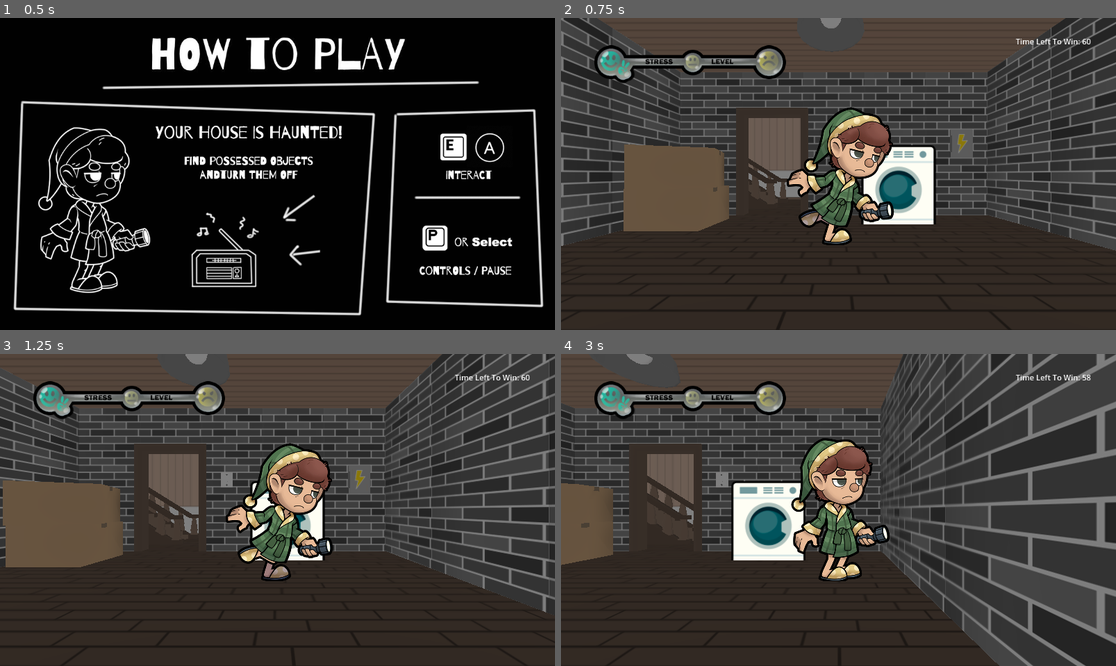
Above: before the commit, frames 1-4 (two rows, left to right).
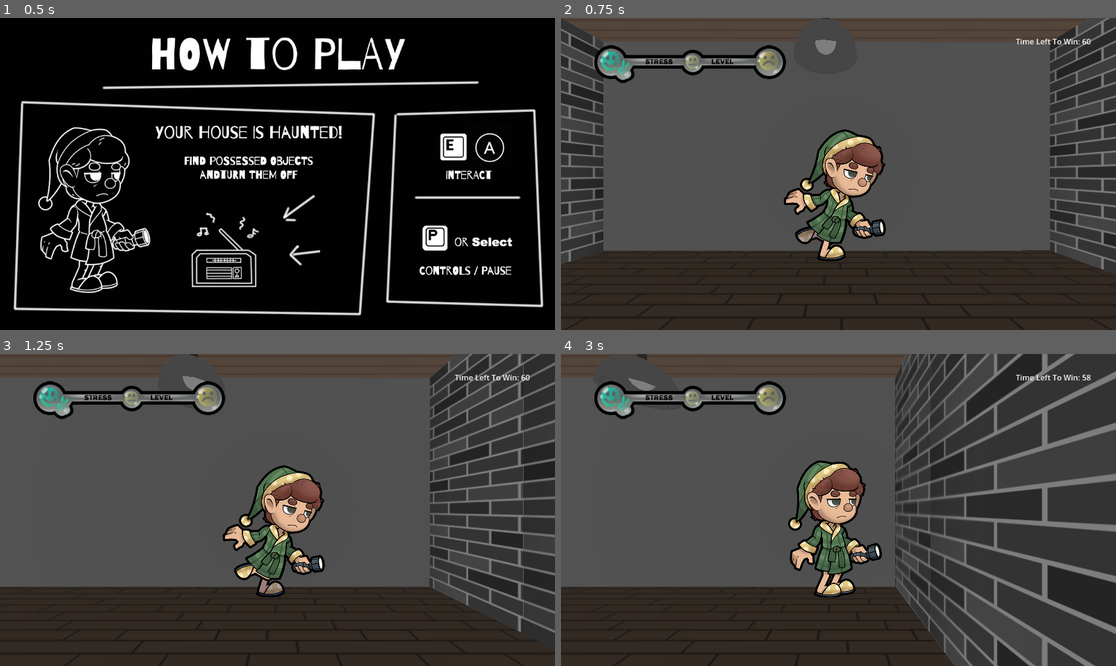
Above: after the commit, the same moments.

Repository: DakkuaDev/the-haunted-mansion-godot
Game: Godot game, scene res://Scene/Level.tscn
Same seed, same stepped clock (60 frames per second), same inputs: the game is played once before the commit and once after it.
Inputs:
- Up to frame 1 (0.5 s): no input
- Up to frame 2 (0.75 s): tap Enter (ui_accept) at 0.5 s; hold Right (ui_right) from 0.53 s (still down)
- Up to frame 3 (1.25 s): keep holding Right (ui_right); tap Enter (ui_accept) at 0.77 s
- Up to frame 4 (3 s): release Right (ui_right) at 1.28 s; hold Down (ui_down) 1.28-2.03 s; tap Enter (ui_accept) at 1.52 s; hold Right (ui_right) 2.03-2.78 s; hold Up (ui_up) from 2.78 s (still down)

Frame 1 is identical in both runs. In frame 2, 40% of the frame differs, in the area x 0-100%, y 0-83%; in frame 3, 39%; in frame 4, 41%, in the area x 0-100%, y 0-100%.

Commit message:
changed level shader to outline

Diff:
--- a/Art/Material/OutlineShaderMat.tres
+++ b/Art/Material/OutlineShaderMat.tres
@@ -6,5 +6,4 @@
 render_priority = 0
 shader = ExtResource("1_evj0r")
 shader_parameter/shadow_color = Color(0, 0, 0, 1)
-shader_parameter/shadow_thickness = 3.45
-shader_parameter/normal_val = 13.535
+shader_parameter/shadow_thickness = 3.17
--- a/Scene/Level.tscn
+++ b/Scene/Level.tscn
@@ -1,44 +1,45 @@
-[gd_scene load_steps=47 format=3 uid="uid://bl4d8ydhe6mes"]
-
-[ext_resource type="Material" uid="uid://b67ouh2atj3cl" path="res://Art/Material/ColoresRandom.tres" id="1_23h7o"]
+[gd_scene load_steps=49 format=3 uid="uid://q0mthxpna7w0"]
+
+[ext_resource type="Material" path="res://Art/Material/ColoresRandom.tres" id="1_23h7o"]
 [ext_resource type="ArrayMesh" uid="uid://blci6558q1my3" path="res://Art/Mesh/ColoresRandom.obj" id="2_8i1if"]
-[ext_resource type="Material" uid="uid://drcqsofrx23n1" path="res://Art/Material/ObjetosMadera.tres" id="3_82alc"]
+[ext_resource type="Material" path="res://Art/Material/ObjetosMadera.tres" id="3_82alc"]
 [ext_resource type="ArrayMesh" uid="uid://bu52a04qu5tn5" path="res://Art/Mesh/Madera.obj" id="4_ehicc"]
-[ext_resource type="Material" uid="uid://c3sfla2dlvuag" path="res://Art/Material/MarcoPuerta.tres" id="5_odcma"]
+[ext_resource type="Material" path="res://Art/Material/MarcoPuerta.tres" id="5_odcma"]
 [ext_resource type="ArrayMesh" uid="uid://dk1cf7gb1f14p" path="res://Art/Mesh/MarcoPuerta.obj" id="6_10788"]
-[ext_resource type="Material" uid="uid://b67kh5sm6xdtl" path="res://Art/Material/ParedBano.tres" id="7_004i4"]
+[ext_resource type="Material" path="res://Art/Material/ParedBano.tres" id="7_004i4"]
 [ext_resource type="ArrayMesh" uid="uid://cna0gxdw7dx25" path="res://Art/Mesh/ParedBano.obj" id="8_dkfd1"]
-[ext_resource type="Material" uid="uid://dl5apnysr53m3" path="res://Art/Material/ParedCocina.tres" id="9_17mnm"]
+[ext_resource type="Material" path="res://Art/Material/ParedCocina.tres" id="9_17mnm"]
 [ext_resource type="ArrayMesh" uid="uid://b60qxr1votwn7" path="res://Art/Mesh/ParedCocina.obj" id="10_uurxj"]
-[ext_resource type="Material" uid="uid://dfxux3t1th63p" path="res://Art/Material/TexturePared.tres" id="11_7ea0q"]
+[ext_resource type="Material" path="res://Art/Material/TexturePared.tres" id="11_7ea0q"]
 [ext_resource type="ArrayMesh" uid="uid://ejwy8emvo2u8" path="res://Art/Mesh/ParedMadera.obj" id="12_r1xxc"]
-[ext_resource type="Material" uid="uid://cwyx8lmk3yfw7" path="res://Art/Material/ParedLadrillos.tres" id="13_2fop0"]
+[ext_resource type="Material" path="res://Art/Material/ParedLadrillos.tres" id="13_2fop0"]
 [ext_resource type="ArrayMesh" uid="uid://pxmfqjxs3dq6" path="res://Art/Mesh/ParedSotano.obj" id="14_jcm05"]
-[ext_resource type="Material" uid="uid://fgsimmlqbxdf" path="res://Art/Material/SotanoProps.tres" id="15_dad6h"]
+[ext_resource type="Material" path="res://Art/Material/SotanoProps.tres" id="15_dad6h"]
 [ext_resource type="ArrayMesh" uid="uid://dptxxdx675nbl" path="res://Art/Mesh/SotanoProps.obj" id="16_206tx"]
-[ext_resource type="Material" uid="uid://cn8lfiilaa7qn" path="res://Art/Material/SueloBano.tres" id="17_3nsuo"]
+[ext_resource type="Material" path="res://Art/Material/SueloBano.tres" id="17_3nsuo"]
 [ext_resource type="ArrayMesh" uid="uid://baes1h0bmoamn" path="res://Art/Mesh/SueloBano.obj" id="18_yx0ab"]
-[ext_resource type="Material" uid="uid://scjxbj7q2b4q" path="res://Art/Material/SueloCocina.tres" id="19_tmeh0"]
+[ext_resource type="Material" path="res://Art/Material/SueloCocina.tres" id="19_tmeh0"]
 [ext_resource type="ArrayMesh" uid="uid://caeaa5l55ltnx" path="res://Art/Mesh/SueloCocina.obj" id="20_d5gt4"]
-[ext_resource type="Material" uid="uid://i4l4wc1yx1y3" path="res://Art/Material/SueloMadera.tres" id="21_wnvny"]
+[ext_resource type="Material" path="res://Art/Material/SueloMadera.tres" id="21_wnvny"]
 [ext_resource type="ArrayMesh" uid="uid://dto6w807cgmk1" path="res://Art/Mesh/SueloMadera.obj" id="22_xq134"]
-[ext_resource type="Material" uid="uid://elpjigipghrt" path="res://Art/Material/Techo2.tres" id="23_l02x4"]
+[ext_resource type="Material" path="res://Art/Material/Techo2.tres" id="23_l02x4"]
 [ext_resource type="ArrayMesh" uid="uid://c8lvgy7m2eunh" path="res://Art/Mesh/Techo.obj" id="24_0o1jb"]
 [ext_resource type="PackedScene" uid="uid://dy6q64ito5wbx" path="res://Scene/Logic/Player.tscn" id="25_t7h1i"]
+[ext_resource type="Material" uid="uid://c6ljyoe8plwd7" path="res://Art/Material/OutlineShaderMat.tres" id="26_hqlt2"]
 [ext_resource type="PackedScene" uid="uid://b6htw018k26cx" path="res://Scene/Logic/Door.tscn" id="26_uwvtu"]
-[ext_resource type="PackedScene" uid="uid://bxw1dmxrwslg1" path="res://Scene/Logic/RoomLight.tscn" id="27_e82vl"]
-[ext_resource type="PackedScene" path="res://Scene/Logic/ElectricalSupply.tscn" id="28_44867"]
-[ext_resource type="PackedScene" uid="uid://l5yim6g5npta" path="res://Scene/Logic/GhostObject.tscn" id="29_vk7oo"]
+[ext_resource type="PackedScene" uid="uid://b5jd5q6fnw822" path="res://Scene/Logic/RoomLight.tscn" id="27_e82vl"]
+[ext_resource type="PackedScene" uid="uid://bkr411n03e27l" path="res://Scene/Logic/ElectricalSupply.tscn" id="28_44867"]
+[ext_resource type="PackedScene" uid="uid://x8rpdfkkg3hw" path="res://Scene/Logic/GhostObject.tscn" id="29_vk7oo"]
 [ext_resource type="PackedScene" uid="uid://bqjy7qlfnlih" path="res://Scene/Logic/GhostObject/Television.tscn" id="30_3rqqw"]
 [ext_resource type="PackedScene" uid="uid://dehjj3q2qten4" path="res://Scene/Logic/GhostObject/Toilet.tscn" id="31_6h7fv"]
 [ext_resource type="PackedScene" uid="uid://lrykht5vic2n" path="res://Scene/Logic/GhostObject/Radio.tscn" id="32_uyj2j"]
 [ext_resource type="PackedScene" uid="uid://ctograftune8e" path="res://Scene/Logic/GhostObject/WashingMachine.tscn" id="33_pi0dv"]
 [ext_resource type="PackedScene" uid="uid://8mrjfjet5m3p" path="res://Scene/Logic/GhostObject/Blender.tscn" id="34_qt5hy"]
 [ext_resource type="PackedScene" uid="uid://cj0vgrnbo0kcn" path="res://Scene/Logic/GhostObject/Guitar.tscn" id="35_scyos"]
-[ext_resource type="PackedScene" uid="uid://b32nscvt4ktqq" path="res://Scene/Logic/MenuSystem.tscn" id="36_is3mh"]
-[ext_resource type="PackedScene" path="res://Scene/Logic/StressBar.tscn" id="37_sktya"]
-[ext_resource type="PackedScene" uid="uid://bp7wsbqr7ie5u" path="res://Scene/Logic/TimeLeft.tscn" id="38_pgxk3"]
-[ext_resource type="PackedScene" path="res://Scene/Logic/BackgroundMusic.tscn" id="39_d5068"]
+[ext_resource type="PackedScene" uid="uid://ce1xpx1exm4oe" path="res://Scene/Logic/MenuSystem.tscn" id="36_is3mh"]
+[ext_resource type="PackedScene" uid="uid://ds8va3hk54tbd" path="res://Scene/Logic/StressBar.tscn" id="37_sktya"]
+[ext_resource type="PackedScene" uid="uid://cw33n68cyyi0n" path="res://Scene/Logic/TimeLeft.tscn" id="38_pgxk3"]
+[ext_resource type="PackedScene" uid="uid://3r0h43wfwp6c" path="res://Scene/Logic/BackgroundMusic.tscn" id="39_d5068"]
 
 [sub_resource type="ConcavePolygonShape3D" id="ConcavePolygonShape3D_abikf"]
 data = PackedVector3Array(3.6362, 7.1933, -1.9666, 2.1362, 7.1933, -1.9666, 3.6362, 3.6934, -1.9666, 3.6362, 3.6934, -1 …(5165 unchanged characters)…
@@ -61,6 +62,10 @@
 [sub_resource type="ConcavePolygonShape3D" id="ConcavePolygonShape3D_gte1w"]
 data = PackedVector3Array(0.6362, 7.4433, -1.7166, 0.6362, 7.4433, -0.2166, 2.1362, 7.4433, -1.7166, 2.1362, 7.4433, -1 …(50528 unchanged characters)…
 
+[sub_resource type="QuadMesh" id="QuadMesh_qhkpk"]
+material = ExtResource("26_hqlt2")
+size = Vector2(10, 10)
+
 [node name="Node3D" type="Node3D"]
 
 [node name="ColoresRandom" type="MeshInstance3D" parent="."]
@@ -160,6 +165,13 @@
 
 [node name="Player" parent="." instance=ExtResource("25_t7h1i")]
 transform = Transform3D(1, 0, 0, 0, 1, 0, 0, 0, 1, -1, 1.8, 1)
+
+[node name="Camera3D" type="Camera3D" parent="Player"]
+transform = Transform3D(1, 0, 0, 0, 1, 0, 0, 0, 1, 0.2, 0.7, 7.5)
+
+[node name="MeshInstance3D" type="MeshInstance3D" parent="Player/Camera3D"]
+transform = Transform3D(2.62396, 0.0104805, 0.00215383, -0.0104794, 2.62396, -0.00145859, -0.00215972, 0.00145015, 2.62398, 0.0645096, 0.373082, -8.53036)
+mesh = SubResource("QuadMesh_qhkpk")
 
 [node name="WorldEnvironment" type="WorldEnvironment" parent="."]
 
--- a/Scene/Logic/GhostObject.tscn
+++ b/Scene/Logic/GhostObject.tscn
@@ -1,10 +1,9 @@
-[gd_scene load_steps=7 format=3 uid="uid://l5yim6g5npta"]
+[gd_scene load_steps=7 format=3 uid="uid://x8rpdfkkg3hw"]
 
 [ext_resource type="Script" path="res://Script/GhostObjectController.gd" id="1_tr70e"]
 [ext_resource type="AudioStream" uid="uid://svg6clk33brv" path="res://Audio/Sound/beep-6-96243.mp3" id="3_8gqgv"]
 
 [sub_resource type="BoxShape3D" id="BoxShape3D_kngny"]
-size = Vector3(1, 1, 17)
 
 [sub_resource type="StandardMaterial3D" id="StandardMaterial3D_tnrif"]
 transparency = 1
--- a/Scene/Logic/Player.tscn
+++ b/Scene/Logic/Player.tscn
@@ -18,9 +18,6 @@
 visible = false
 mesh = SubResource("CapsuleMesh_42w0i")
 
-[node name="Camera3D" type="Camera3D" parent="."]
-transform = Transform3D(1, 0, 0, 0, 1, 0, 0, 0, 1, 0, 0, 7.15256)
-
 [node name="AnimatedSprite3D" type="AnimatedSprite3D" parent="."]
 sprite_frames = ExtResource("2_36oo3")
 animation = &"idle"
--- a/Scene/Test/OutlineShaderTest.tscn
+++ b/Scene/Test/OutlineShaderTest.tscn
@@ -20,9 +20,3 @@
 [node name="MeshInstance3D" type="MeshInstance3D" parent="Camera3D"]
 transform = Transform3D(1, -1.851e-08, -1.86265e-09, 2.32831e-10, 0.866025, -0.5, -2.98023e-08, 0.5, 0.866025, 3.28778, 0.587556, -1.3109)
 mesh = SubResource("QuadMesh_m8la6")
-
-[node name="DirectionalLight3D" type="DirectionalLight3D" parent="."]
-transform = Transform3D(0.0337257, -0.160578, 0.986447, 0.0204334, 0.986913, 0.159955, -0.999222, 0.0147619, 0.0365655, 5.94283, 7.2825, 0.0530977)
-light_energy = 3.501
-light_volumetric_fog_energy = 6.867
-shadow_bias = 0.07
--- a/Shader/OutlineShader.gdshader
+++ b/Shader/OutlineShader.gdshader
@@ -5,13 +5,11 @@
 
 uniform sampler2D DEPTH_TEXTURE : hint_depth_texture, filter_linear_mipmap;
 uniform sampler2D SCREEN_TEXTURE : hint_screen_texture, filter_linear_mipmap;
-//uniform sampler2D NORMAL_TEXTURE : hint_depth_texture, filter_nearest;
-
+uniform sampler2D NORMAL_TEXTURE : hint_normal_roughness_texture, filter_nearest;
 
 
 uniform vec3 shadow_color : source_color = vec3(0.0);
 uniform float shadow_thickness = 2.0;
-uniform float normal_val = 1.0;
 
 vec2 getDepth(vec2 screen_uv, sampler2D depth_texture, mat4 inv_projection_matrix){
 	float raw_depth = texture(depth_texture, screen_uv)[0];
@@ -37,7 +35,7 @@
 	float min_depth = 9999999.9;
 
 
-	//vec3 normal = texture(NORMAL_TEXTURE, SCREEN_UV).rgb * 2.0 - 1.0;
+	vec3 normal = texture(NORMAL_TEXTURE, SCREEN_UV).rgb * 2.0 - 1.0;
 
 	for (float x = -shadow_thickness; x <= shadow_thickness;x += 1.0){
 		for (float y = -shadow_thickness; y <= shadow_thickness; y += 1.0){
@@ -68,9 +66,9 @@
 
 			}
 
-			//vec3 nu = texture(NORMAL_TEXTURE, SCREEN_UV+vec2(x, y)*e).rgb * 2.0 - 1.0;
+			vec3 nu = texture(NORMAL_TEXTURE, SCREEN_UV+vec2(x, y)*e).rgb * 2.0 - 1.0;
 
-			depth_diff += (1.0-abs(normal_val))/max(min(dd, depth), 2.0);
+			depth_diff += (1.0-abs(dot(nu, normal)))/max(min(dd, depth), 2.0);
 		}
 	}
 
Not shown: 1 places in Scene/Logic/GhostObject/Guitar.tscn that only renumber resources
Not shown: 1 places in Scene/Logic/GhostObject/Radio.tscn that only renumber resources
Not shown: 1 places in Scene/Logic/GhostObject/Television.tscn that only renumber resources
Not shown: 1 places in Scene/Logic/GhostObject/Toilet.tscn that only renumber resources
Not shown: 1 places in Scene/Logic/GhostObject/WashingMachine.tscn that only renumber resources
Not shown: 1 places in Scene/Logic/MenuSystem.tscn that only renumber resources
Not shown: 1 places in Scene/Logic/RoomLight.tscn that only renumber resources
Not shown: 1 places in Scene/Logic/TimeLeft.tscn that only renumber resources
Not shown: 1 places in Scene/main.tscn that only renumber resources
